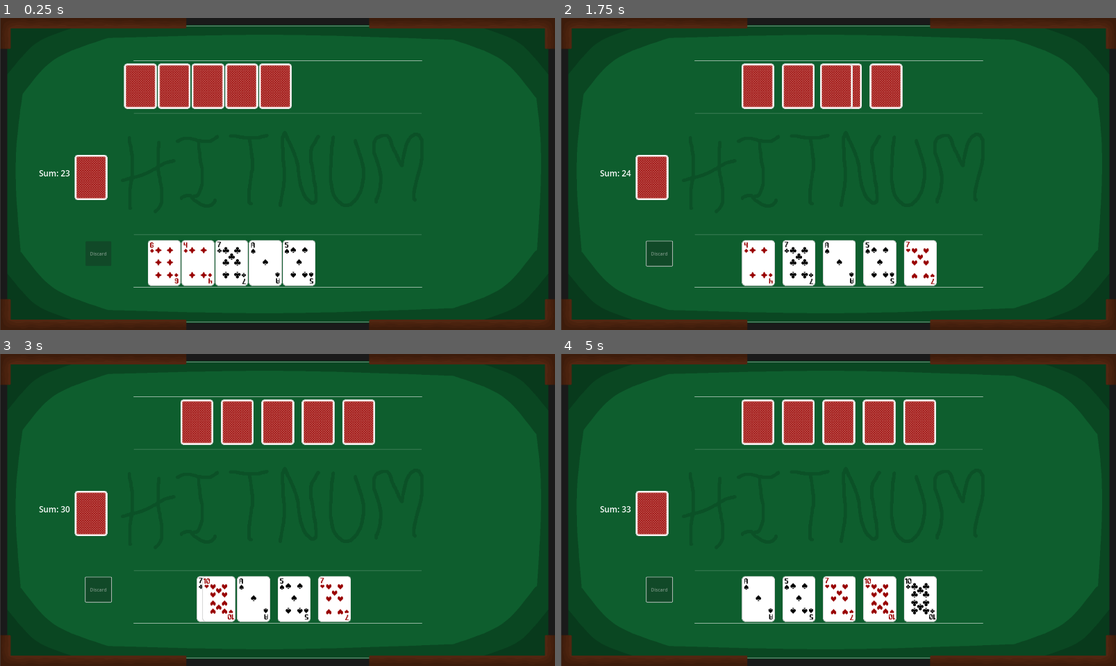
Above: before the commit, frames 1-4 (two rows, left to right).
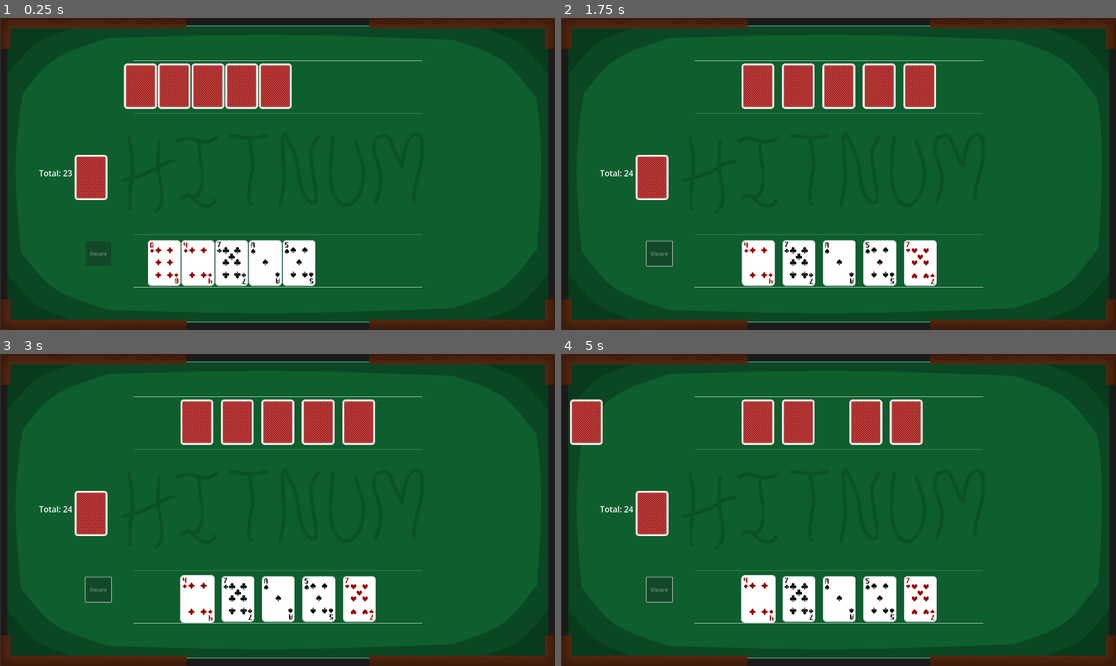
Above: after the commit, the same moments.

Repository: Otaibifmf/card-game
Game: Godot game, scene res://Main.tscn
Two runs of this game, one before a commit and one after it. Both use one fixed random seed, a clock stepped at 60 frames per second and the inputs below.
Inputs (mouse positions are in pixels of both pictures, inside the frame that each line leads up to):
- Up to frame 1 (0.25 s): no input
- Up to frame 2 (1.75 s): move the mouse to (760, 264) at 0.52 s; click (760, 264) at 0.67 s; click "Discard" at 1.25 s
- Up to frame 3 (3 s): move the mouse to (199, 600) at 2.02 s; click (199, 600) at 2.17 s; click (99, 591) at 2.75 s, where only the run before the commit has a clickable "Discard"
- Up to frame 4 (5 s): tap Enter at 3.5 s; move the mouse to (760, 600) at 3.52 s; click (760, 600) at 3.67 s; click (660, 591) at 4.25 s, where only the run before the commit has a clickable "Discard"

The runs differ from the first frame. In frame 1, less than 0.1% of the frame differs, in the area x 7-14%, y 48-51%; in frame 2, 1.9%; in frame 3, 3.4%; in frame 4, 4.6%, in the area x 1-68%, y 14-87%.

Commit message:
added bot dumb logic, kind of turn based still need work

Diff:
--- a/BotHand.gd
+++ b/BotHand.gd
@@ -11,26 +11,53 @@
 var cards = []
 var TARGET_TOTAL = 0
 var deck = null
+var turn_manager = null
+var has_won = false
+var can_play = false
 
 func _ready():
 	deck = get_node("../Deck")
-	if deck == null:
-		push_error("Deck not found.")
-		return
+	turn_manager = get_node("../TurnManager")
 
+	turn_manager.bot_turn_started.connect(_on_bot_turn_started)
 	var player_hand = get_node("../PlayerHand")
 	if player_hand:
 		TARGET_TOTAL = player_hand.TARGET_TOTAL
 
 	for i in range(HAND_COUNT):
 		var card_data = deck.draw_card()
-		if card_data == null:
-			break
 		var card = _create_hidden_card(card_data)
 		cards.append(card)
 
 	_update_card_positions()
-	call_deferred("_attempt_to_win")
+
+func _on_bot_turn_started():
+	can_play = true
+	if has_won:
+		return
+
+	print("🤖 Bot turn begins")
+	await get_tree().create_timer(1.2).timeout
+
+	while can_play and calculate_total() != TARGET_TOTAL:
+		print("🤖 Bot total:", calculate_total(), "Trying to reach", TARGET_TOTAL)
+		_discard_random_cards()
+		await get_tree().create_timer(1.2).timeout
+
+		if calculate_total() == TARGET_TOTAL:
+			var win_label = get_node("../WinLabel")
+			if win_label:
+				win_label.text = "🤖 Bot Wins!"
+				win_label.visible = true
+			has_won = true
+			return  # Bot won, stop playing
+
+	# Bot done, end turn and give turn back to player
+	can_play = false
+	turn_manager.end_bot_turn()
+
+func _on_player_turn_started():
+	can_play = false
 
 func _create_hidden_card(card_data):
 	var card = card_scene.instantiate()
@@ -58,25 +85,7 @@
 		var tween = create_tween()
 		tween.tween_property(card, "position", target_pos, 0.3)
 
-func _attempt_to_win():
-	await get_tree().create_timer(1.5).timeout
-
-	while calculate_total() != TARGET_TOTAL:
-		print("🤖 Bot total:", calculate_total(), "Trying to reach", TARGET_TOTAL)
-		_discard_random_cards()
-		await get_tree().create_timer(1.2).timeout
-
-	print("🤖 Bot wins with total:", TARGET_TOTAL)
-	var win_label = get_node("../WinLabel")
-	if win_label:
-		win_label.text = "🤖 Bot Wins!"
-		win_label.visible = true
-
 func _discard_random_cards():
-	if deck == null:
-		return
-
-	# Discard 1 or 2 random cards (if possible)
 	var count_to_discard = min(cards.size(), randi() % 2 + 1)
 	var cards_to_discard = []
 
@@ -86,12 +95,10 @@
 		if card not in cards_to_discard:
 			cards_to_discard.append(card)
 
-	# Remove from scene and list
 	for card in cards_to_discard:
 		cards.erase(card)
 		card.queue_free()
 
-	# Draw replacements
 	for i in range(count_to_discard):
 		var card_data = deck.draw_card()
 		if card_data == null:
@@ -109,11 +116,11 @@
 	}
 
 	for card in cards:
-		if typeof(card.card_data) == TYPE_DICTIONARY:
-			var name_str = card.card_data.get("name", "")
-			var parts = name_str.split(" ")
-			if parts.size() >= 1:
-				var rank = parts[0].to_lower()
-				if rank_values.has(rank):
-					total += rank_values[rank]
+		var name_str = card.card_data.get("name", "")
+		var parts = name_str.split(" ")
+		if parts.size() >= 1:
+			var rank = parts[0].to_lower()
+			if rank_values.has(rank):
+				total += rank_values[rank]
+
 	return total
--- /dev/null
+++ b/Main.gd
@@ -0,0 +1,4 @@
+extends Node
+
+func _ready():
+	$TurnManager.start_game()
--- a/Main.tscn
+++ b/Main.tscn
@@ -1,16 +1,18 @@
-[gd_scene load_steps=8 format=3 uid="uid://dbbqi3ckwt7wi"]
+[gd_scene load_steps=9 format=3 uid="uid://dbbqi3ckwt7wi"]
 
+[ext_resource type="Script" path="res://Main.gd" id="1_jp81x"]
 [ext_resource type="Script" path="res://PlayerHand.gd" id="2_5e2s4"]
 [ext_resource type="Script" path="res://Deck.gd" id="3_0e6w1"]
 [ext_resource type="Texture2D" uid="uid://cdwc25o7jhebe" path="res://assets/hitnum table.png" id="3_1re3l"]
-[ext_resource type="Texture2D" uid="uid://bh47nw62anop5" path="res://ace_of_clubs.png" id="4_iml1s"]
 [ext_resource type="Texture2D" uid="uid://c60c82tu2shwu" path="res://assets/red_backing.png" id="5_sysse"]
 [ext_resource type="Script" path="res://BotHand.gd" id="6_yibso"]
+[ext_resource type="Script" path="res://TurnManager.gd" id="7_bm22m"]
 
 [sub_resource type="Theme" id="Theme_mu1qb"]
 
 [node name="Main" type="Node2D"]
 position = Vector2(1, 0)
+script = ExtResource("1_jp81x")
 
 [node name="Background" type="TextureRect" parent="."]
 z_index = -1
@@ -18,6 +20,9 @@
 offset_right = 1920.0
 offset_bottom = 1080.0
 texture = ExtResource("3_1re3l")
+
+[node name="TurnManager" type="Node" parent="."]
+script = ExtResource("7_bm22m")
 
 [node name="Deck" type="Node" parent="."]
 script = ExtResource("3_0e6w1")
@@ -40,12 +45,6 @@
 offset_right = 898.0
 offset_bottom = 675.0
 
-[node name="AceOfClubs" type="Sprite2D" parent="."]
-visible = false
-position = Vector2(576, 840)
-scale = Vector2(2, 2)
-texture = ExtResource("4_iml1s")
-
 [node name="RedBacking" type="Sprite2D" parent="."]
 position = Vector2(314, 552)
 scale = Vector2(2, 2)
--- a/PlayerHand.gd
+++ b/PlayerHand.gd
@@ -2,78 +2,59 @@
 
 const HAND_COUNT = 5
 const MAX_SELECTION = 2
-const HAND_Y = 520 #500 #600
-const HAND_CENTER_X = 470 #540 #640
+const HAND_Y = 520
+const HAND_CENTER_X = 470
 const CARD_WIDTH = 140
-
-const POSSIBLE_TARGETS = [22, 23, 24, 25, 26, 27, 28, 29, 30]
-var TARGET_TOTAL = 25  # will be set randomly on _ready
-
-var rank_values = {
-	"ace": 1,
-	"two": 2,
-	"three": 3,
-	"four": 4,
-	"five": 5,
-	"six": 6,
-	"seven": 7,
-	"eight": 8,
-	"nine": 9,
-	"ten": 10
-}
 
 var cards = []
 var selected_cards = []
 var card_scene = preload("res://Scenes/Card.tscn")
+var TARGET_TOTAL = 25  # or set dynamically
+var can_play = false
+var deck = null
+var turn_manager = null
 
 func _ready():
-	randomize()
-	TARGET_TOTAL = POSSIBLE_TARGETS[randi() % POSSIBLE_TARGETS.size()]
-	print("🎯 Target total this game:", TARGET_TOTAL)
+	deck = get_node("../Deck")
+	turn_manager = get_node("../TurnManager")
 
-	var deck = get_node("../Deck")
-	if deck == null:
-		push_error("Deck not found. Make sure it's named 'Deck' and is a sibling of PlayerHand.")
-		return
+	turn_manager.player_turn_started.connect(_on_player_turn_started)
 
 	for i in range(HAND_COUNT):
 		var card_data = deck.draw_card()
 		if card_data == null:
 			break
-
 		var card = _create_card_from_data(card_data)
 		cards.append(card)
 
 	_update_card_positions()
-	update_hand_sum_label()
+
 	var discard_button = get_node("../DiscardButton")
-	if discard_button == null:
-		push_error("DiscardButton not found.")
-	else:
+	if discard_button:
 		discard_button.disabled = true
 		discard_button.pressed.connect(_on_discard_pressed)
 
-	var win_label = get_node("../WinLabel")
-	if win_label:
-		win_label.visible = false
+	update_hand_total_label()
+
+func _on_player_turn_started():
+	can_play = true
+	print("Player's turn started")
+
+func _on_bot_turn_started():
+	can_play = false
+	print("Player's turn disabled")
 
 func _create_card_from_data(card_data):
-	print("Card data received:", card_data)
 	var card = card_scene.instantiate()
 	add_child(card)
 	card.position = Vector2(-500, HAND_Y)
-	#card.scale = Vector2(2, 2)
 	card.card_data = card_data
 
 	var sprite = card.get_node("CardImage")
 	if sprite:
-		var tex = load(card_data.get("sprite_path", ""))
+		var tex = load(card_data.sprite_path)
 		if tex:
 			sprite.texture = tex
-		else:
-			print("⚠️ Missing texture:", card_data.get("sprite_path", ""))
-	else:
-		print("❌ CardImage node not found in card scene!")
 
 	card.pressed.connect(_on_card_pressed)
 	card.hovered.connect(_on_card_hovered)
@@ -81,13 +62,13 @@
 	return card
 
 func _on_card_pressed(card):
+	if not can_play:
+		return
 	if card in selected_cards:
 		selected_cards.erase(card)
 	else:
 		if selected_cards.size() < MAX_SELECTION:
 			selected_cards.append(card)
-
-	update_hand_sum_label()
 	_update_card_positions()
 	_update_discard_button_state()
 
@@ -105,14 +86,13 @@
 		var card = cards[i]
 		var base_x = HAND_CENTER_X + i * CARD_WIDTH - total_width / 2
 		var target_pos = Vector2(base_x, HAND_Y)
-
 		if card in selected_cards:
 			target_pos.y -= 30
 			_animate_scale(card, Vector2(1.15, 1.15))
 		else:
 			_animate_scale(card, Vector2(1, 1))
-
 		_animate_position(card, target_pos)
+	update_hand_total_label()
 
 func _animate_position(card, target_pos):
 	var tween = create_tween()
@@ -124,37 +104,13 @@
 
 func _update_discard_button_state():
 	var discard_button = get_node("../DiscardButton")
-	discard_button.disabled = selected_cards.is_empty()
-
-func calculate_hand_total() -> int:
-	var total = 0
-	for card in cards:
-		if typeof(card.card_data) == TYPE_DICTIONARY:
-			var name_str = card.card_data.get("name", "")
-			if name_str == "":
-				print("⚠️ Empty name in card_data!")
-				continue
-
-			var parts = name_str.split(" ")
-			if parts.size() >= 1:
-				var rank = parts[0].to_lower()
-				if rank_values.has(rank):
-					total += rank_values[rank]
-				else:
-					print("⚠️ Unknown rank:", rank)
-			else:
-				print("⚠️ Couldn't parse rank from name:", name_str)
-		else:
-			print("⚠️ card_data is NOT a dictionary!")
-	return total
+	if discard_button:
+		discard_button.disabled = selected_cards.is_empty()
 
 func _on_discard_pressed():
+	if not can_play:
+		return
 	if selected_cards.is_empty():
-		return
-
-	var deck = get_node("../Deck")
-	if deck == null:
-		push_error("Deck not found.")
 		return
 
 	var num_to_replace = selected_cards.size()
@@ -162,7 +118,6 @@
 	for card in selected_cards:
 		cards.erase(card)
 		card.queue_free()
-
 	selected_cards.clear()
 
 	for i in range(num_to_replace):
@@ -174,23 +129,36 @@
 
 	_update_card_positions()
 	_update_discard_button_state()
-	update_hand_sum_label()
 
-	var hand_total = calculate_hand_total()
-	print("🧮 DEBUG Hand total:", hand_total, " Target:", TARGET_TOTAL)
-
-	if hand_total == TARGET_TOTAL:
-		print("🎉 You win! Total is", TARGET_TOTAL)
+	# Check for win
+	if calculate_total() == TARGET_TOTAL:
 		var win_label = get_node("../WinLabel")
 		if win_label:
-			win_label.text = "🎉 You win! Total is " + str(TARGET_TOTAL)
+			win_label.text = "🎉 You Win!"
 			win_label.visible = true
-	else:
-		print("Keep discarding to reach", TARGET_TOTAL)
+		can_play = false
+		return
 
+	# End player turn and pass to bot
+	can_play = false
+	turn_manager.end_player_turn()
 
-func update_hand_sum_label():
-	var sum = calculate_hand_total()
+func calculate_total() -> int:
+	var total = 0
+	var rank_values = {
+		"ace": 1, "two": 2, "three": 3, "four": 4, "five": 5,
+		"six": 6, "seven": 7, "eight": 8, "nine": 9, "ten": 10
+	}
+	for card in cards:
+		var name_str = card.card_data.get("name", "")
+		var parts = name_str.split(" ")
+		if parts.size() >= 1:
+			var rank = parts[0].to_lower()
+			if rank_values.has(rank):
+				total += rank_values[rank]
+	return total
+
+func update_hand_total_label():
 	var label = get_node("../HandSumLabel")
 	if label:
-		label.text = "Sum: " + str(sum)
+		label.text = "Total: " + str(calculate_total())
--- /dev/null
+++ b/TurnManager.gd
@@ -0,0 +1,26 @@
+extends Node
+
+enum Turn {
+	PLAYER,
+	BOT
+}
+
+var current_turn = Turn.PLAYER
+
+signal player_turn_started
+signal bot_turn_started
+
+func _ready():
+	start_game()
+
+func start_game():
+	current_turn = Turn.PLAYER
+	emit_signal("player_turn_started")
+
+func end_player_turn():
+	current_turn = Turn.BOT
+	emit_signal("bot_turn_started")
+
+func end_bot_turn():
+	current_turn = Turn.PLAYER
+	emit_signal("player_turn_started")
